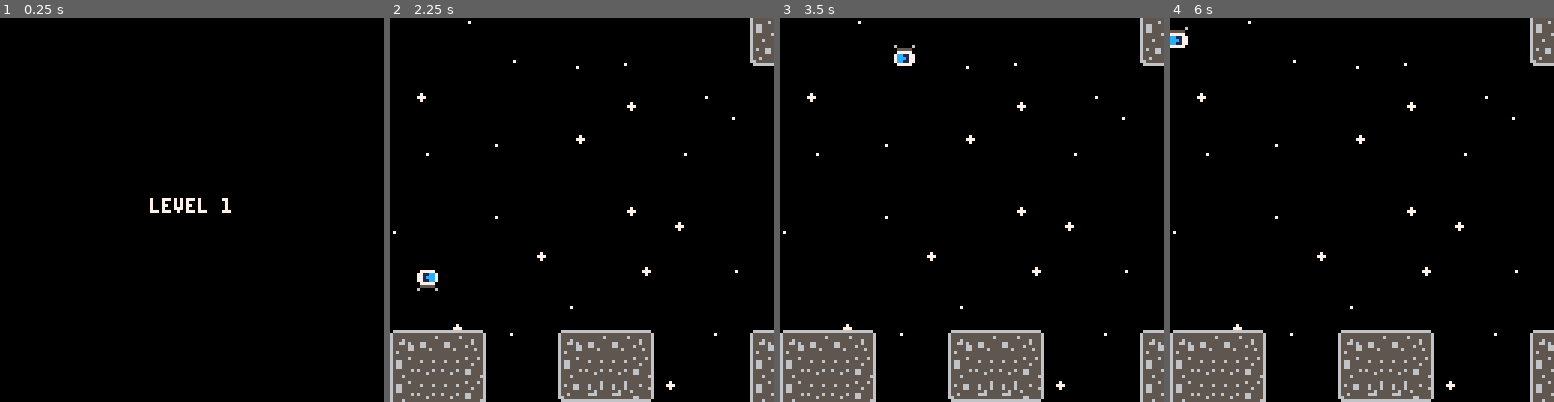
Above: before the commit, frames 1-4 (left to right).
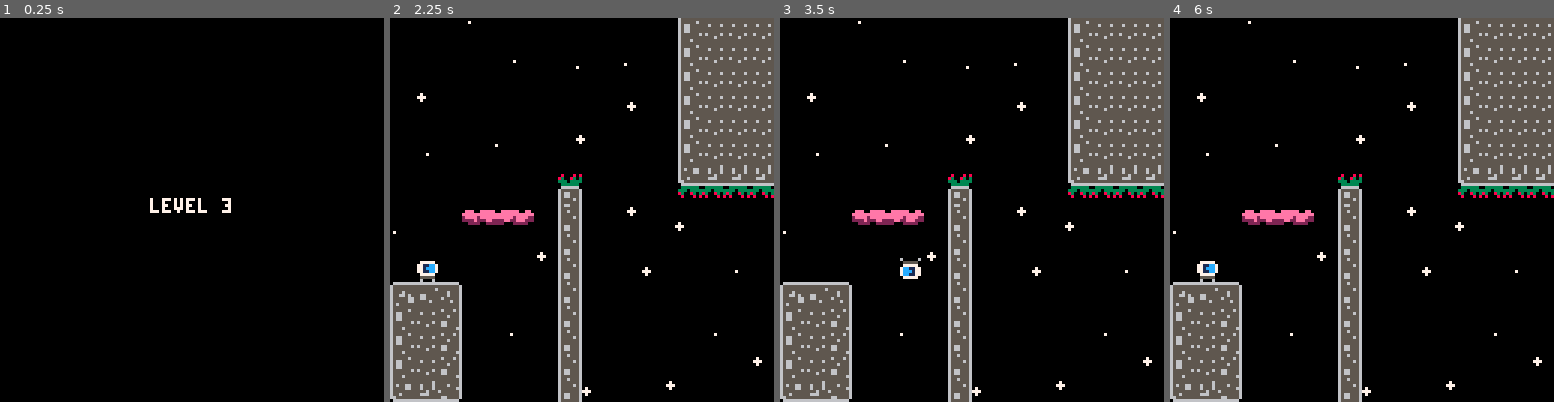
Above: after the commit, the same moments.

Repository: njal3001/astro
Game: PICO-8 cartridge gboy.p8
The game is run twice, just before and just after one commit, with the same random seed, the same clock (stepped at 60 frames per second) and the same inputs.
Inputs:
- Up to frame 1 (0.25 s): no input
- Up to frame 2 (2.25 s): tap X (X key) at 0.33, 1.07, 1.85 s; tap O (Z key) at 0.7, 1.7, 2.1 s; hold Right 1.6-2.1 s
- Up to frame 3 (3.5 s): hold Right 2.47-3.03 s; tap O (Z key) at 2.5, 2.9, 3.3 s; tap X (X key) at 2.97 s; hold Left from 3.08 s (still down)
- Up to frame 4 (6 s): release Left at 3.58 s; tap O (Z key) every 0.4 s from 3.7 to 5.7 s; hold Right 4.02-4.68 s; tap X (X key) at 4.08, 5.2 s; hold Left 5.08-5.68 s

The runs differ from the first frame. In frame 1, less than 0.1% of the frame differs, in the area x 58-61%, y 46-50%; in frame 2, 24%; in frame 3, 24%, in the area x 0-100%, y 0-100%; in frame 4, 24%.

Commit message:
Finished level 3

Diff:
--- a/gboy.p8
+++ b/gboy.p8
@@ -75,37 +75,37 @@
 00000000000000000000000000000000000000000000000000000000000000000000000000000000000000000000000000000000000000000000000000000000
 00000000000000000000000000000000000000000000000000000000000000000000000000000000000000000000000000000000000000000000000000000000
 00000000000000000000000002121212220000000000000212121222000000000000000000415161310000000000000212121212121212220000000000000000
-32000000000000000000000000000000000000000000000000000000000000000000000000000000000000000000000000000000000000000000000000000000
+320000000000000000000000000000000000000000000000000000b0022251515151515151515151515151515151515151515151515151515151515151515151
 00000000000000000000000002121212220000000000000212121222000000000000000000000000330000000000000212121212121212220000000000000000
-32000000000000000000000000000000000000000000000000000000000000000000000000000000000000000000000000000000000000000000000000000000
+320000000000000000000000000000000000000000000000000000b00222a0a0a0a0a001111121a0a0a0a0a00121a0a0a0a0a0a0a0a0a0a001111121a0a0a0a0
 00000000000000000000000002121212220000000000000212121222000000000000000000000000a00000000000000212121212121212220000000000000000
-32000000000000000000000000000000000000000000000000000000000000000000000000000000000000000000000000000000000000000000000000000000
+320000000000000000000000000000000000000000000000000000b00222a3000000b003131323b0000000b00222b00000000000000000b00313132300000000
 00000000000000000000000002121212220000000000000212121222000000000000000000000000000000000000000212121212121212220000000000000000
-32000000000000000000000000000000000000000000000000000000000000000000000000000000000000000000000000000000000000000000000000000000
+320000000000000000000000000000000000000000000000000000b002220000000000a0a0a0a000000000b00323b0000000000000000000a0a0a0a000000000
 00000000000000000000000002121212220000000000000212121222000000000000000000000000000000000000000212121212121212220000000000000000
-33000000000000000000000000000000000000000000000000000000000000000000000000000000000000000000000000000000000000000000000000000000
+330000000000000000000000000000000000000000000000000000b002220000000000000000a00000000000a0a0000000000000000000000000000000000000
 00000000000000000000000002121212220000000000000212121222000000000000000000000000000000000000000212121212121212220000000000000000
-a0000000000000000000000000000000000000000000000000000000000000000000000000000000000000000000000000000000000000000000000000000000
+a00000000000000000000000000000000000000000000000000000b0022200000000000000b04300000000000000000000000000000000000000000000000000
 00000000000000a00000000003131313230000000000000313131323004161a0a00000000000000000000000000000031313131313131323000000a0a0000000
-00000000000000000000000000000000000000000000000000000000000000000000000000000000000000000000000000000000000000000000000000000000
+000000000000000000000000000000000000000000000000000000b00121b000000000000000a000000000000000000000000000000000000000000000000000
 000000000000003100000000a0a0a0a0a000000000a00031a0a0a03100a0a04161a0a0a0a0a0a0a0a0000000000000a0a032a0a032a0a0320000000121000000
-00000000000000000000000000000000000000000000000000000000000000000000000000000000000000000000000000000000000000000000000000000000
+0000000000000000000000000000000000000000000000a0a00000b00323b0000000000000000000000000000000000000000000000000000000000000000000
 000000a30000003200000000000000000000000000430032000000320000000111111111111111112100000000000000003300003300003300000002220000f3
-00000000000000000000000000000000000000000000000000000000000000000000000000000000000000000000000000000000000000000000000000000000
+00000000000000000000000000000000000000000000000121000000a0a00000000000000000000000a0a0000000000000000000000000000000000000000000
 000000000000003200000000000000000000000000a2003200000033000000031313131313131313230000000000000000a00000a00000a00000000222000000
-00000000000000000000000000000000000000000000000000000000000000000000000000000000000000000000000000000000000000000000000000000000
+000000000000000000000000000000000000000000a1000222000000000000000000000000000000004161b00000000000000000000000000000000000000000
 001000000000003200000000000000000000000000000032000000a0000000011111111111111111210000000000000000000000000000000000000222000000
-00000000000000000000000000000000000000000000000000000000000000000000000000000000000000000000000000000000000000000000000000000000
+00000000000000000000000000000000a10000a0a0a0a0022200000000000000000000000000000000a0a0a0a000000000000000000000000000000000000000
 0111210000000032000000000000000000a000000000003200000000000000021212121212121212220000000000000000000000000000000000000222000000
-00000000000000000000000000000000000000000000000000000000000000000000000000000000000000000000000000000000000000000000000000000000
+000000000000000000000000000000000000b00111111111210000000000000000000000000000000000b001210000000000c200e20000000000000000000000
 02122200000000320000000000000000a04300000000003200000000000000021212121212121212220000000000000000000000000000000000000222000000
-00000000000000000000000000000000000000000000000000000000000000000000000000000000000000000000000000000000000000000000000000000000
+00000000000000000000000000a100a0a0a0a0021212121222a00000000000000000a0a0a00000000000b002220000000000a0a0a00000000000000000000000
 02122200000000320000000000000000012100000000003300000000000000021212121212121212220000000000000000000000000000000000000222000000
-00000000000000d30000000000000000000000000000000000000000000000000000000000000000000000000000000000000000000000000000000000000000
+00000000000000d3000000000000b00111111102121212122243a0000000000000a001112100a3000000b0022200000000b0011121000000c20000e200000000
 0212220000000032000000000000000002220000000000a000000000000000021212121212121212220000000000000000000000000000000000000222000000
-00000000000001111121000000000000000000000000000000000000000000000000000000000000000000000000000000000000000000000000000000000000
+00000000000001111121a0a0a0a0a00313131303131313132341610000000000b031021222a0a0a0a0a0a00323a0a0a0a0a0031323a0a0a0a0a0a0a0a0a0a0a0
 03132300000000320000000000000000032300000000000000000000000000021212121212121212220000000000000000000000000000000000000222000000
-00000000000003131323000000000000000000000000000000000000000000000000000000000000000000000000000000000000000000000000000000000000
+0000000000000313132341515151515151515151515151515151610000000000b033031323415151515151515151515151515151515151515151515151515151
 
 
 
@@ -256,71 +256,71 @@
 10111112000000101111120000000010111200000000000000002021212122000000000000000000000000000000000000000000000000000000000000000b230b00000000000000000000000000000000000000000000000000000a0a0a0a00000000000000202121212122000000001a00001a00001a00001a000a0a0a0a0a
 20212122000000202121220000000020212200000000000000002021212122000000000000000000000000000000000000000000000000000000000000000b230b00003d002c2e0000002c0000002e00000000000000002c00002e00000000000000002c002e202121212122000000002c0000000000000000002e0000000000
 20212122000000303131320000000020212200000000000000002021212122000000000000000000000000000000000000000000000000000000000000000b330b001415151516000000141515151515151600000014151515151515151515151600001415162021212121220000000014151515151515151515151515151515
-00000000000000000000000000000000000000000000000000000000000000000000000000000000000000001a0000101111120000000000000000000000000000001a230000101111120000000000000020212200000014160000001012000000000000000000000020212200001a002021212122001a0b1310121011111111
-00000000000000000013003400230000000000000000000000000000000000000000000000000000000000002a0000202121220000000000000000000000000000002a23000020212122000000000000002021220000000a0a0000002022000000000000000000000020212200002a002021212122002a0b2320223031313131
-00000000000000000023002a0023000000000000000000000000000000000000000000000000000000000000000000202121220000000000000000000000000000000023000020212122000000000000003031321a1a00000000000030320000000a0000000000000020212200000000202121212200000b2330320a0a0a0a0a
-0000000000000000002300000023000000000000000000000000000a000000000000000000000000000000000000003031313200000000000000000000000000000000230000303131320000000000000000000000000000000000000000000000340a00000000000030313200000000202121212200000b230a0a0000000000
-00000000000000000033000000230000000000000000000000000013000000000000000000000000000000000000000a0a0000000000000a00000000000000000000002300000a0a0a0a00000000000000000000000000000000000000000000001012000000000000130a0a00000000303131313200000b3300000000000000
-0000000000000000000a00000033000000000000000000000000002300000000000000000000000000000000000000000000000000000a340000000000000000000a0033000000000000000000000000000000000000002c2e0000000000000000202200003d000000230000000000000a0a0a0a0a0000000a00000000000000
-000000000000000000000000000a0000000010111200000000000023000000000000000000000000000000000000000000000000000b1012000000000000000000131a0a000000000000000000000000002c002e00000010121a1a002c2e00000020220000101200002300000000000000000000000000000000000000000000
-0000000000001011120000000000000000002021220a0a0a00000023000000000000000000000000000000000000000000000000000b2022000000000000000000230000000000000000000000000000000a0a0a00000020220000000a0a00000020220000202200002300000000000000000000000000000000000000000000
-000000000000202122000000000000000a0a30313214151600000023000000000000000000000000000000000000000000000000000b2022000000000000000000230000000000000000000000000000001011120000002022000000101200000020220000202200002300000000000000000000000000000000000000000000
-000000000000202122000000000000001011111200000034000000230000002a0000000000000000000000000000000000000000000b20220000003d00000000002300000000000000000000000000000020212200000020220000002022000000202200002022000033000000000a0a0a000000000000000000000000000000
-000000000000202122000000000a0a0a202121220000000a000000230000001a00000000001a0000000000000000000000000000000b2022000010111200002a0023000000002c00002e000000000000002021220000002022000000202200000020220000202200000a00000000101112002a000a0a0a0a0000000000000000
-0001002a0000202122000000001011122021212200000000000000230a0a0a0a0a0a0a0a0a0a0a0a0a0a0a0a0a00000000000000000b20220000202122000034002300000000101111121a1a0000002a00202122000000202200000020220000002022000020220000000000000a303132001a00101111120000000000101111
-10111112000020212200000000202122202121220000000000000010111111111111111111111210111111111200000000000000000b2022000020212200000a002300000000202121220a0a0a0a00340020212200000020220000002022000000202200002022000000000000101111120a0a0a202121220000000000202121
-20212122000020212200000000202122202121220000000000000020212121212121212121212220212121212200000000000000000b2022000020212200000000230000000020212122101111120a0a0a2021220000002022000000202200000020220000202200000000000020212122101112202121220000000000202121
-20212122000020212200000000202122202121220000000000000020212121212121212121212220212121212200002c00002e00000b202200002021220000000023000000002021212220212122101112202122000000202200000020220000002022000020220a0a0a0a0a0a20212122202122202121220000000000202121
-30313132000030312200000000202122202121220000000000000020212121212121212121212230313131313200001415151515160b2022000030313200000000230000000030313132303131322021222021220000003032000000202200000020220000202214151515151620212122202122303131320000000000202121
-…(52 lines of a section not shown)…
+00000000000000000000000000000000000000000000000000000000000000000000000000000000000000001a0000101111120000000000000000000000000000001a230000101111120000000000000020212200000014160000001011120000000000000000000020212200001a002021212122001a0b1310121011111111
+00000000000000000013003400230000000000000000000000000000000000000000000000000000000000002a0000202121220000000000000000000000000000002a23000020212122000000000000002021220000000a0a0000003031320000000000000000000020212200002a002021212122002a0b2320223031313131
+00000000000000000023002a0023000000000000000000000000000000000000000000000000000000000000000000202121220000000000000000000000000000000023000030313132000000000000003031321a1a00000000000000000000000a0000000000000020212200000000202121212200000b2330320a0a0a0a0a
+0000000000000000002300000023000000000000000000000000000a0000000000000000000000000000000000000030313132000000000000000000000000000000002300000a0a0a0a0000000000000000000000000000000000000000000000340a00000000000030313200000000202121212200000b230a0a0000000000
+00000000000000000033000000230000000000000000000000000013000000000000000000000000000000000000000a0a0000000000000a00000000000000000000002300000000000000000000000000000000000000000000000000000000001012000000000000130a0a00000000303131313200000b3300000000000000
+0000000000000000000a00000033000000000000000000000000002300000000000000000000000000000000000000000000000000000a340000000000000000000a00330000000000000000000000000000000000000000000000000000000000202200003d000000230000000000000a0a0a0a0a0000000a00000000000000
+000000000000000000000000000a0000000010111200000000000023000000000000000000000000000000000000000000000000000b1012000000000000000000131a0a000000000000000000000000002c002e0000000000000000000000000020220000101200002300000000000000000000000000000000000000000000
+0000000000001011120000000000000000002021220a0a0a00000023000000000000000000000000000000000000000000000000000b2022000000000000000000230000000000000000000000000000000a0a0a0000000000000000000000000020220000202200002300000000000000000000000000000000000000000000
+000000000000202122000000000000000a0a30313214151600000023000000000000000000000000000000000000000000000000000b2022000000000000000000230000000000000000000000000000001011120000002c2e0000002c002e000020220000202200002300000000000000000000000000000000000000000000
+000000000000202122000000000000001011111200000034000000230000002a0000000000000000000000000000000000000000000b20220000003d00000000002300000000000000000000000000000020212200000010121a1a000a0a0a0000202200002022000033000000000a0a0a000000000000000000000000000000
+000000000000202122000000000a0a0a202121220000000a000000230000001a00000000001a0000000000000000000000000000000b2022000010111200002a0023000000002c00002e000000000000002021220000002022000000101112000020220000202200000a00000000101112002a000a0a0a0a0000000000000000
+0001002a0000202122000000001011122021212200000000000000230a0a0a0a0a0a0a0a0a0a0a0a0a0a0a0a0a00000000000000000b20220000202122000034002300000000101111121a1a0000002a00202122000000202200000020212200002022000020220000000000000a303132001a00101111120000000000101111
+10111112000020212200000000202122202121220000000000000010111111111111111111111210111111111200000000000000000b2022000020212200000a002300000000202121220a0a0a0a00340020212200000020220000002021220000202200002022000000000000101111120a0a0a202121220000000000202121
+20212122000020212200000000202122202121220000000000000020212121212121212121212220212121212200000000000000000b2022000020212200000000230000000020212122101111120a0a0a2021220000002022000000202122000020220000202200000000000020212122101112202121220000000000202121
+20212122000020212200000000202122202121220000000000000020212121212121212121212220212121212200002c00002e00000b202200002021220000000023000000002021212220212122101112202122000000202200000020212200002022000020220a0a0a0a0a0a20212122202122202121220000000000202121
+30313132000030312200000000202122202121220000000000000020212121212121212121212230313131313200001415151515160b2022000030313200000000230000000030313132303131322021222021220000003032000000202122000020220000202214151515151620212122202122303131320000000000202121
+…(52 lines of a section not shown)…
--- a/main.lua
+++ b/main.lua
@@ -4,7 +4,7 @@
 
 function _init()
     stars = {}
-    goto_level(1)
+    goto_level(3)
 end
 
 function _update()
